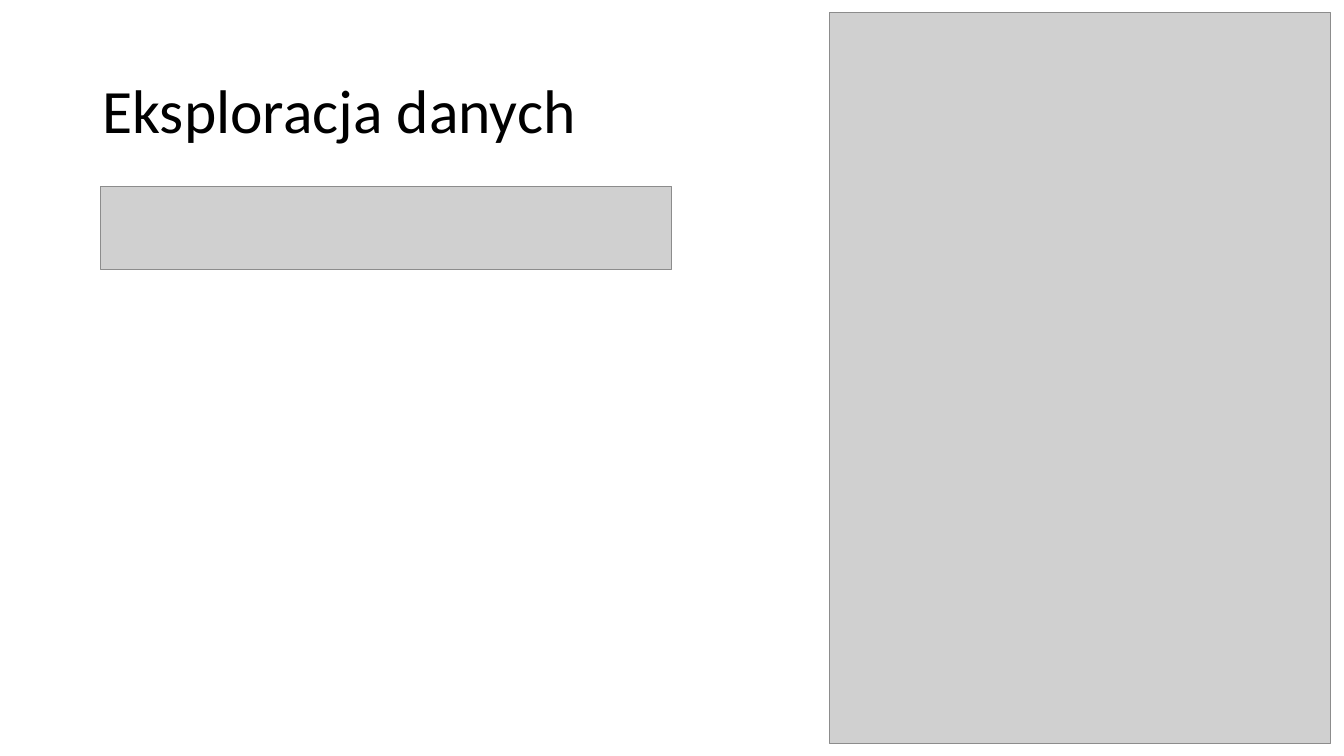
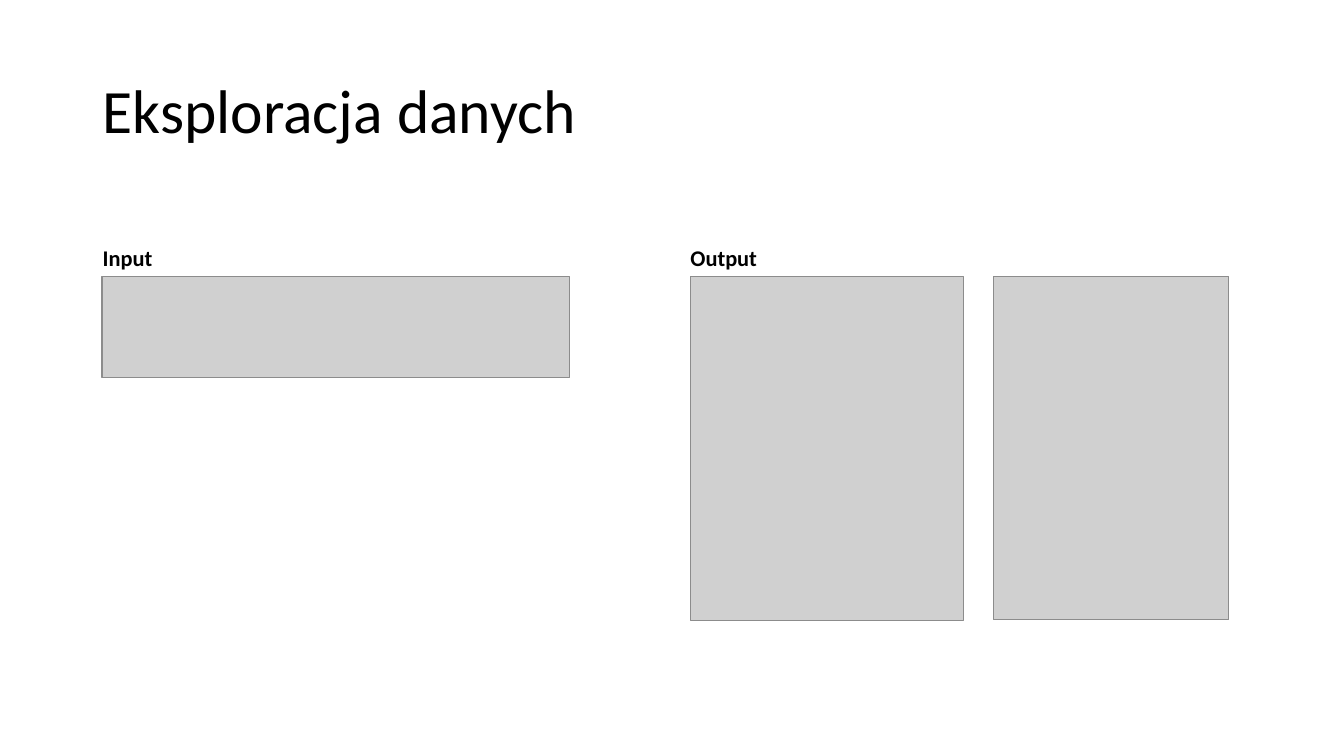
Before and after one commit to pgarwol/MovieRecommender, a slide deck: slide 5 of RekomendacjaFilmu.pptx (slide 6 before the commit). Drawn at 1344x756 pixels with LibreOffice and Linux fonts; fonts in the diff are those of the drawing; grey boxes stand for pictures. Boxes give left, top, right and bottom in pixels: in the first picture for what was removed or moved away, otherwise in the second. Text is boxed around its words. In the diff, an @@ line names an element or a change of style, - is before the commit and + after.

```diff
--- a/RekomendacjaFilmu.pptx
+++ b/RekomendacjaFilmu.pptx
@@ picture removed at <box>101,187,673,269</box> @@
@@ text added at <box>103,251,153,270</box>, 16 pt, text #000000, bold @@
+Input
@@ text added at <box>690,251,756,270</box>, 16 pt, text #000000, bold @@
+Output
@@ picture added at <box>102,276,570,378</box> @@
@@ picture added at <box>691,276,964,620</box> @@
@@ picture: place and size @@
-picture at <box>830,12,1332,744</box>
+picture at <box>993,276,1229,620</box>
```
Also in this commit, not shown: 7 other slides changed, 6 slides added, 7 slides removed.
